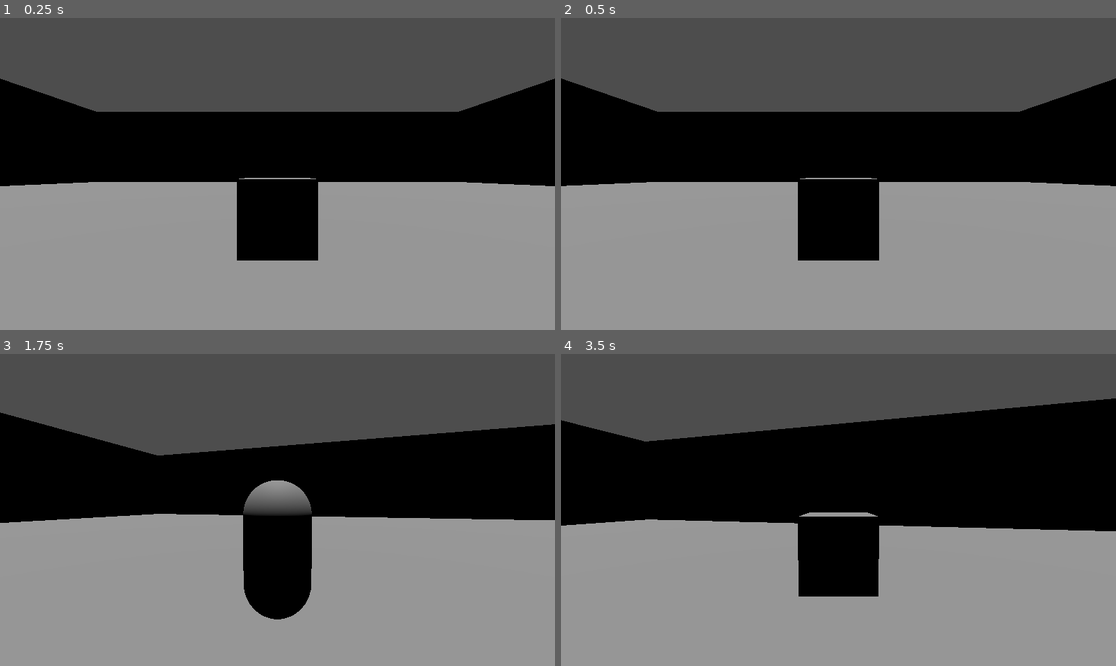
Above: before the commit, frames 1-4 (two rows, left to right).
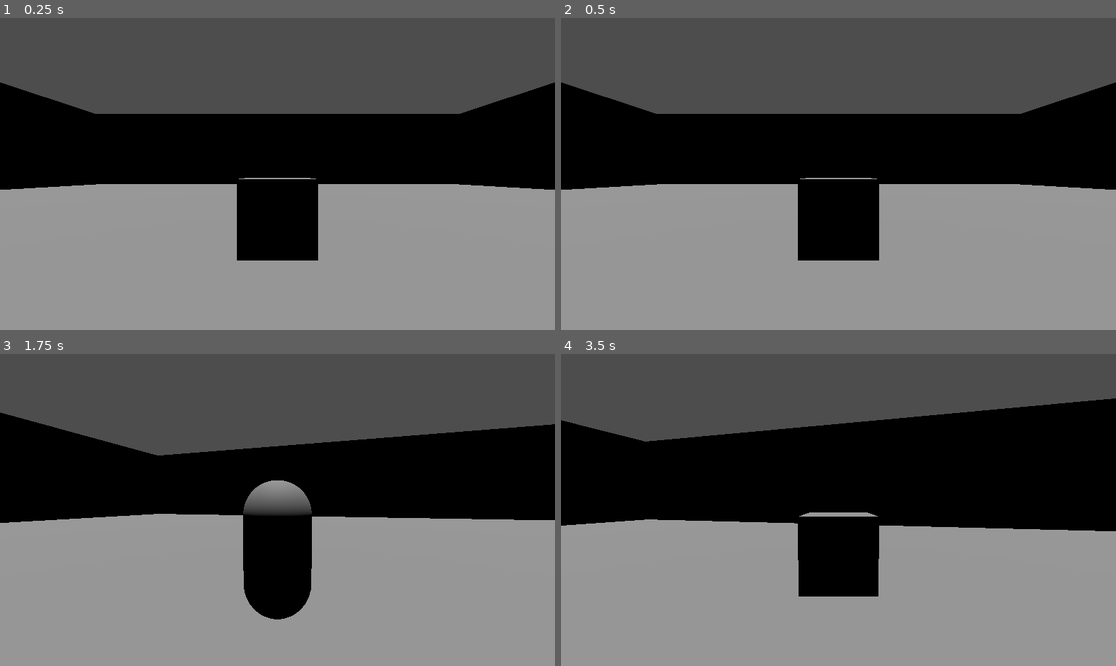
Above: after the commit, the same moments.

Repository: IMKarhu/GMTK2024
Game: Godot game, scene res://scenes/Playables/MyScene.tscn
Two runs of this game, one before a commit and one after it. Both use one fixed random seed, a clock stepped at 60 frames per second and the inputs below.
Inputs (mouse positions are in pixels of both pictures, inside the frame that each line leads up to):
- Up to frame 1 (0.25 s): no input
- Up to frame 2 (0.5 s): no input
- Up to frame 3 (1.75 s): move the mouse to (399, 494) at 0.52 s; hold D (move_right) 0.53-1.28 s; hold F (changeForm) 0.53-1.28 s; click (399, 494) at 0.67 s; tap Space (jump) at 0.77, 1.52 s; move the mouse to (249, 510) at 1.27 s; hold W (move_forward) from 1.28 s (still down); tap E (interact) at 1.35 s
- Up to frame 4 (3.5 s): keep holding W (move_forward); move the mouse to (849, 503) at 2.02 s; hold F (changeForm) 2.03-2.78 s; move the mouse to (832, 516) at 2.77 s; tap E (interact) at 2.85 s; tap Space (jump) at 3.02 s

The runs differ from the first frame. In frame 1, 1.5% of the frame differs, in the area x 0-100%, y 19-56%; in frame 2, 1.5%; in frame 3, less than 0.1%; in frame 4, less than 0.1%.

Commit message:
quick movement fix

Diff:
--- a/OnlyDown/src/MovementController.gd
+++ b/OnlyDown/src/MovementController.gd
@@ -18,7 +18,8 @@
 	m_velocity.z = m_speed * m_direction.normalized().z
 
 	m_player.velocity = m_player.velocity.lerp(m_velocity, m_acceleration * delta)
-	m_player.move_and_slide()
+	if not m_velocity.is_zero_approx():
+		m_player.move_and_slide()
 
 	var targetRotation = atan2(m_direction.x, m_direction.z) - m_player.rotation.y
 	m_mesh.rotation.y = lerp_angle(m_mesh.rotation.y, targetRotation, m_rotationSpeed * delta)
--- a/OnlyDown/src/Player.gd
+++ b/OnlyDown/src/Player.gd
@@ -40,6 +40,10 @@
 		setMovementDirection.emit(m_movementDirection)
 		setSpeed.emit(m_speed)
 		setAcceleration.emit(m_acceleration)
+	else:
+		setSpeed.emit(0)
+		setAcceleration.emit(0)
+		setVelocity.emit(Vector3.ZERO)
 
 func _input(event):
 	if event.is_action_pressed("changeForm"):
@@ -47,8 +51,6 @@
 
 	m_movementDirection.x = Input.get_action_strength("move_left") - Input.get_action_strength("move_right")
 	m_movementDirection.z = Input.get_action_strength("move_forward") - Input.get_action_strength("move_backwards")
-	#Input.get_vector("move_left", "move_right", "move_forward", "move_backwards")
-	print(m_movementDirection)
 
 func toggle_mesh():
 	if mesh_instance.mesh == currentMesh:
